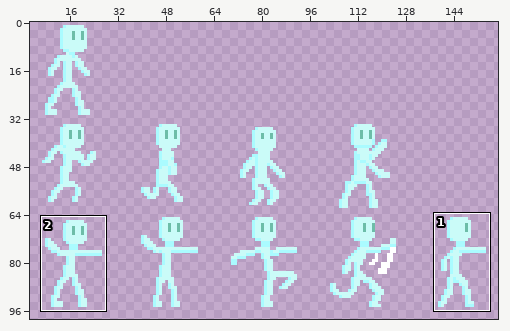
Two versions of one pixel-art file, AsepriteStuff/CharacterSheetBigger.aseprite. The picture above shows the old version from afar; the outline marks the close-up.
Close-up. First the earlier version:
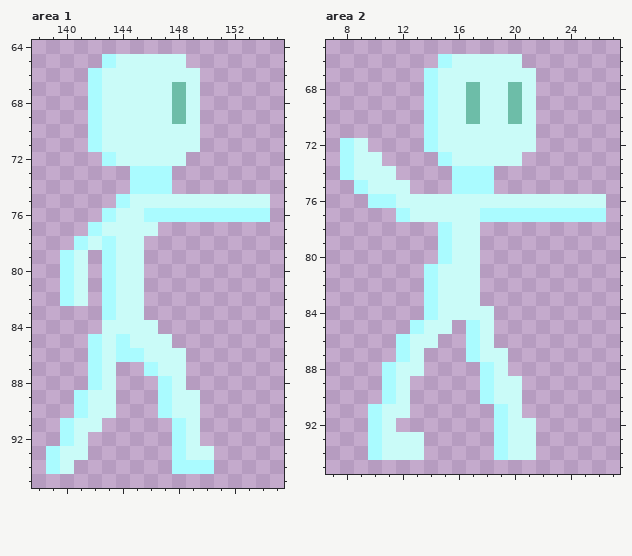
160x160 pixels, 1 frame. Shown: area 1: x 138..155, y 64..95; area 2: x 7..27, y 65..95. The wide view leaves out empty margins. The commit also changed other parts of the picture, which this record leaves out.
After:
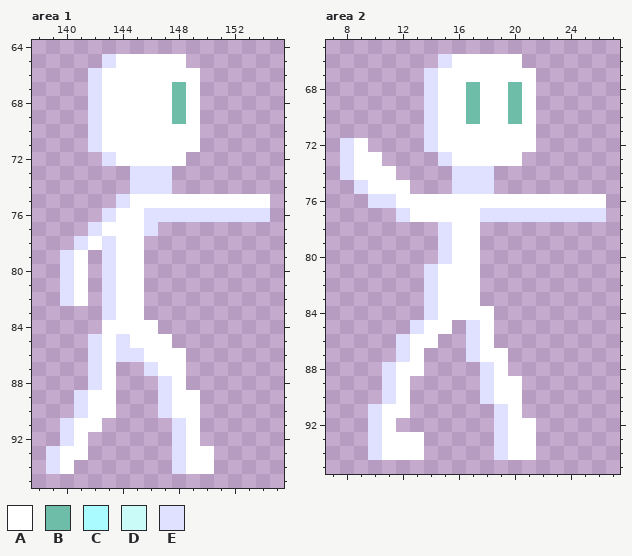
Palette (. is transparent): A #ffffff  B #6dbda8  C #aafbff  D #cafbf8  E #e0e0ff
Edits made:
Changed rows in their new state; - is an unchanged pixel.
Area 1:
first column x 139:
65 ----EAAAAA------
66 ---EAAAAAAA-----
67 ---EAAAAA-A-----
68 ---EAAAAA-A-----
69 ---EAAAAA-A-----
70 ---EAAAAAAA-----
71 ---EAAAAAAA-----
72 ----EAAAAA------
73 ------EEE-------
74 ------EEE-------
75 -----EAAAAAAAAAA
76 ----EAAEEEEEEEEE
77 ---EAAAE--------
78 --EAEAA---------
79 -EA-EAA---------
80 -EA-EAA---------
81 -EA-EAA---------
82 -EA-EAA---------
83 ----EAA---------
84 ----AAAA--------
85 ---EAEAAA-------
86 ---EAEEAAA------
87 ---EA--EAA------
88 ---EA---EA------
89 --EAA---EAA-----
90 --EAA---EAA-----
91 -EAA-----EA-----
92 -EA------EA-----
93 EAA------EAA----
94 EA-------EAA----
Area 2:
first column x 8:
66 -------EAAAAA------
67 ------EAAAAAAA-----
68 ------EAA-AA-A-----
69 ------EAA-AA-A-----
70 ------EAA-AA-A-----
71 ------EAAAAAAA-----
72 EA----EAAAAAAA-----
73 EAA----EAAAAA------
74 EAAA----EEE--------
75 -EAAA---EEE--------
76 --EEAAAAAAAAAAAAAAA
77 ----EAAAAAEEEEEEEEE
78 -------EAA---------
79 -------EAA---------
80 -------EAA---------
81 ------EAAA---------
82 ------EAAA---------
83 ------EAAA---------
84 ------EAAAA--------
85 -----EAA-EA--------
86 ----EAA--EA--------
87 ----EA---EAA-------
88 ---EAA----EA-------
89 ---EA-----EAA------
90 ---EA-----EAA------
91 --EAA------EA------
92 --EA-------EAA-----
93 --EAAA-----EAA-----
94 --EAAA-----EAA-----
